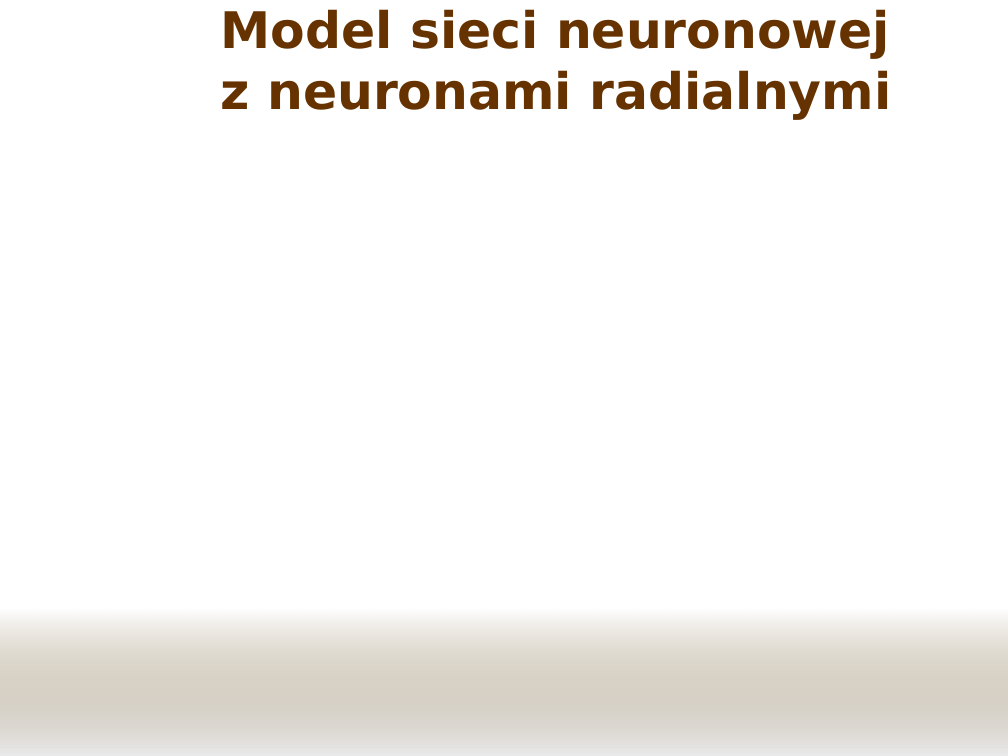
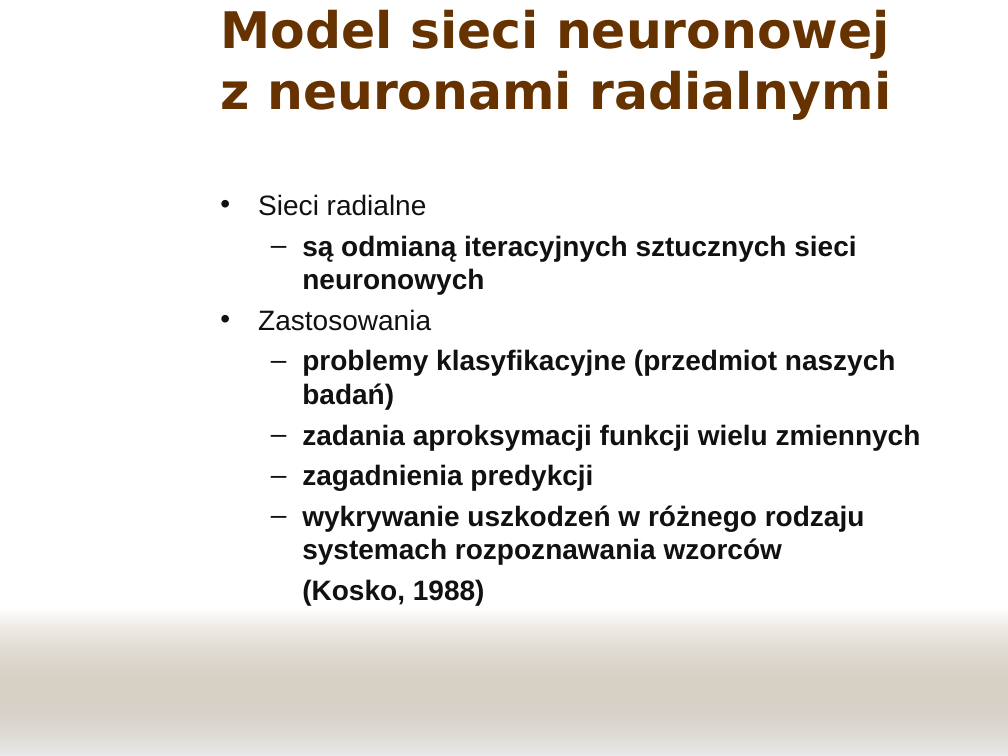
Before and after one commit to panchamk/mini08sn, a slide deck: slide 3 of doc/Prezentacja.ppt (slide 4 before the commit). Drawn at 1008x756 pixels with LibreOffice and Linux fonts; fonts in the diff are those of the drawing; background and template pictures are left out. Boxes give left, top, right and bottom in pixels: in the first picture for what was removed or moved away, otherwise in the second. Text is boxed around its words. In the diff, an @@ line names an element or a change of style, - is before the commit and + after.

```diff
--- a/doc/Prezentacja.ppt
+++ b/doc/Prezentacja.ppt
@@ text added at bbox=[258, 194, 921, 605], 20 pt, text #111111, bold @@
+• Sieci radialne
+  – są odmianą iteracyjnych sztucznych sieci neuronowych
+• Zastosowania
+  – problemy klasyfikacyjne (przedmiot naszych badań)
+  – zadania aproksymacji funkcji wielu zmiennych
+  – zagadnienia predykcji
+  – wykrywanie uszkodzeń w różnego rodzaju systemach rozpoznawania wzorców
+  (Kosko, 1988)
```
Also in this commit, not shown: 1 other slide changed, 2 slides added.
